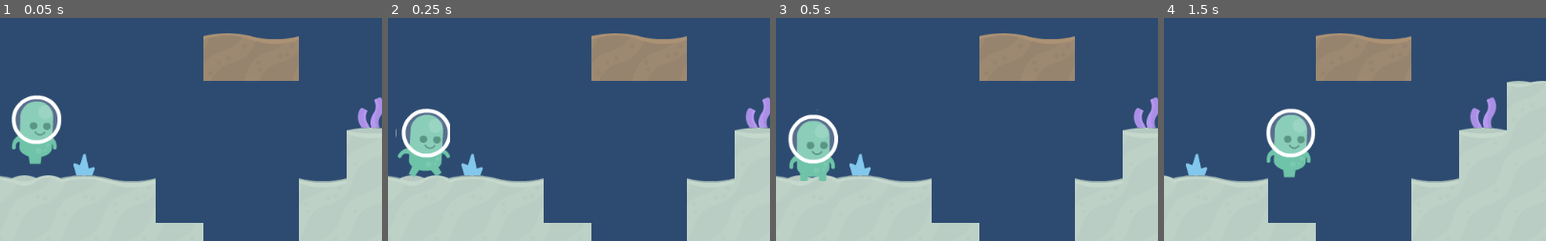
Above: before the commit, frames 1-4 (left to right).
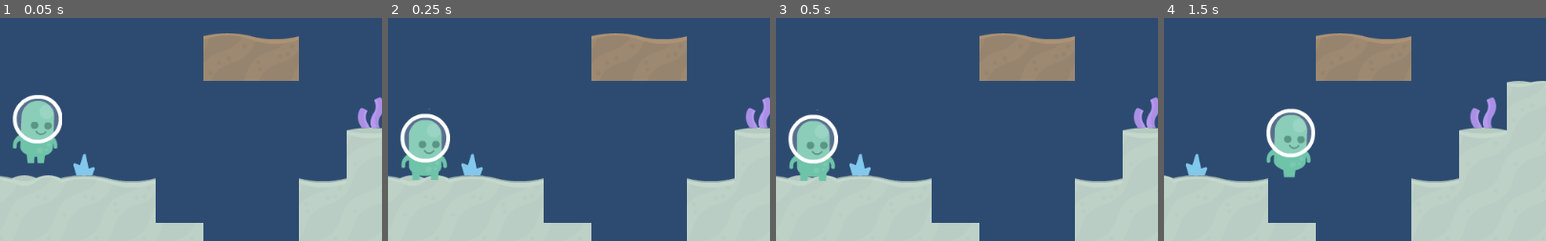
Above: after the commit, the same moments.

Repository: cpvanlue/dive-bug
Game: Godot game, scene res://src/Level.tscn
The game is run twice, just before and just after one commit, with the same random seed, the same clock (stepped at 60 frames per second) and the same inputs.
Inputs:
- Up to frame 1 (0.05 s): no input
- Up to frame 2 (0.25 s): no input
- Up to frame 3 (0.5 s): no input
- Up to frame 4 (1.5 s): hold D (right) from 0.53 s (still down); tap Space (swim) at 0.6 s; tap Ctrl (crouch) at 1.35 s
The pictures show only the part of the screen within x 45-95%, y 50-100%; the shares and areas given below are measured in that part.

The runs differ from the first frame. In frame 1, 0.9% of the frame differs, in the area x 3-17%, y 34-66%; in frame 2, 2.0%, in the area x 2-17%, y 40-73%; in frame 3, nothing differs; in frame 4, nothing differs.

Commit message:
Fix buggy animation transitions between walking, swimming, and idle animations

Diff:
--- a/src/Player.gd
+++ b/src/Player.gd
@@ -56,5 +56,5 @@
 
 
 func _on_AnimatedSprite_animation_finished():
-	if not (Input.is_action_pressed("left") or Input.is_action_pressed("right")):
+	if not (Input.is_action_pressed("left") or Input.is_action_pressed("right") or $AnimatedSprite.animation == "swim"):
 		$AnimatedSprite.play("idle")
--- a/src/Player.tscn
+++ b/src/Player.tscn
@@ -80,6 +80,7 @@
 position = Vector2( -1.98425, 4.36536 )
 frames = SubResource( 8 )
 animation = "walk"
+frame = 2
 playing = true
 
 [connection signal="animation_finished" from="AnimatedSprite" to="." method="_on_AnimatedSprite_animation_finished"]
